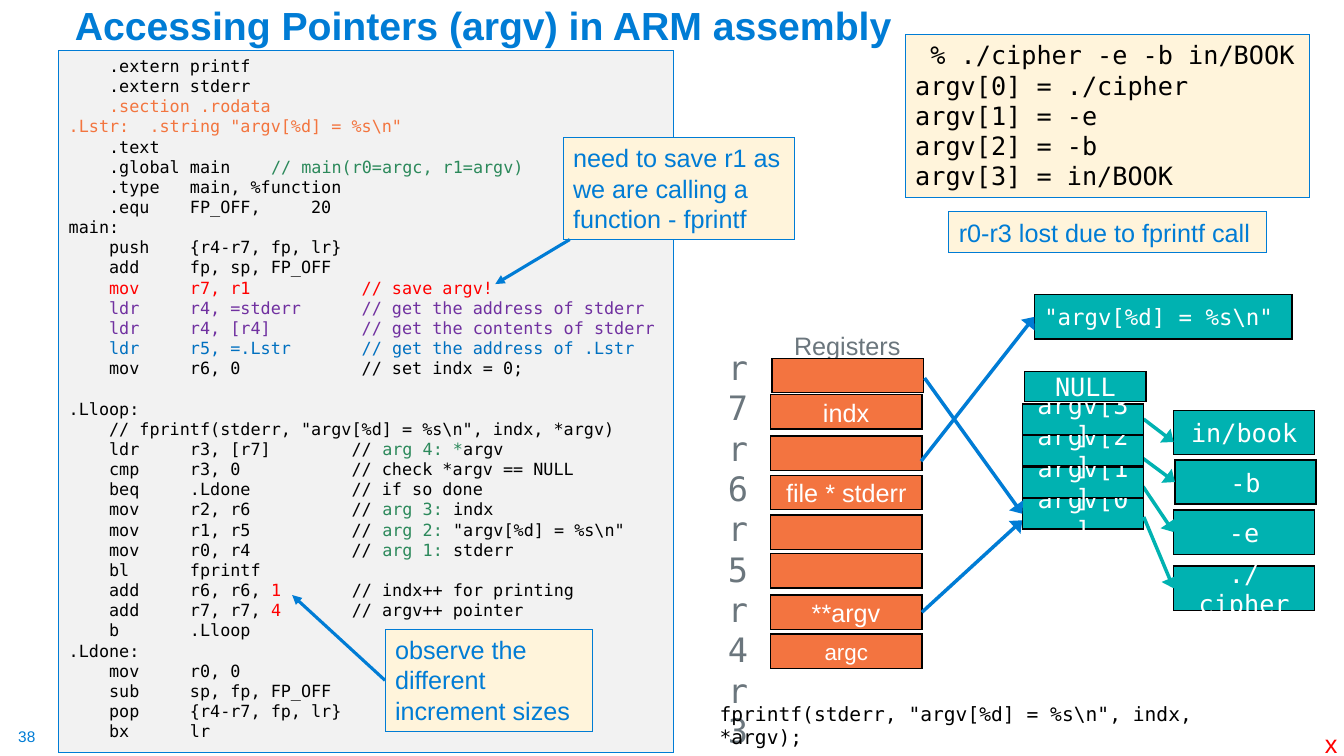
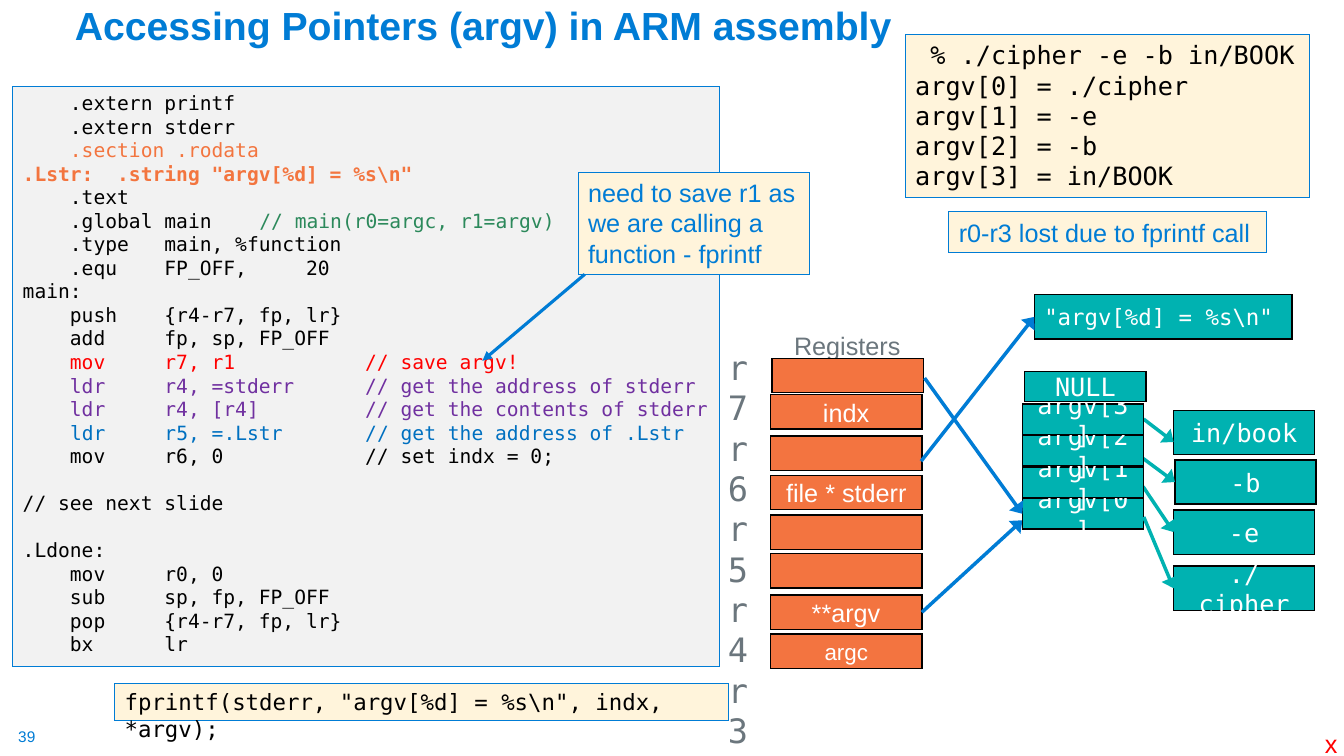
Before and after one commit to cse30-sp24/Muller-Slides, a slide deck: slide 39 of 07-Arm-Part4.pptx (slide 38 before the commit). Drawn at 1344x756 pixels with LibreOffice and Linux fonts; fonts in the diff are those of the drawing. Boxes give left, top, right and bottom in pixels: in the first picture for what was removed or moved away, otherwise in the second. Text is boxed around its words. In the diff, an @@ line names an element or a change of style, - is before the commit and + after.

```diff
--- a/07-Arm-Part4.pptx
+++ b/07-Arm-Part4.pptx
@@ rectangle ".extern printf" resized from (x1=58, y1=50, x2=674, y2=753) to (x1=13, y1=86, x2=720, y2=666) @@
@@ text in rectangle at (x1=23, y1=95, x2=708, y2=651): size 12 to 14 pt; bold on in ".Lstr: .string "argv[%d] = %s\n"" @@
@@ rectangle "need to save r1 as ..." moved from (x1=564, y1=138, x2=796, y2=240) to (x1=579, y1=172, x2=811, y2=274) @@
@@ arrow moved from (570, 240) - (495, 284) to (585, 274) - (483, 361) @@
@@ text in rectangle at (x1=58, y1=495, x2=223, y2=511): text changed; size 12 to 14 pt @@
-.Lloop:
-// fprintf(stderr, "argv[%d] = %s\n", indx, *argv)
-ldr r3, [r7] // arg 4: *argv
-cmp r3, 0 // check *argv == NULL
-beq .Ldone // if so done
-mov r2, r6 // arg 3: indx
-mov r1, r5 // arg 2: "argv[%d] = %s\n"
-mov r0, r4 // arg 1: stderr
-bl fprintf
-add r6, r6, 1 // indx++ for printing
-add r7, r7, 4 // argv++ pointer
-b .Lloop
+// see next slide
@@ arrow removed from (385, 681) to (292, 595) @@
@@ rectangle removed at (x1=385, y1=629, x2=592, y2=731) @@
-observe the different increment sizes
@@ rectangle "fprintf(stderr, "argv[%d] = %s\n", indx, ..." resized from (x1=720, y1=706, x2=1192, y2=749) to (x1=115, y1=684, x2=729, y2=721) @@
@@ rectangle "fprintf(stderr, "argv[%d] = %s\n", indx, ..." at (x1=115, y1=684, x2=729, y2=721): size 14 to 16 pt; fill none to #FFF4DB; outline none to #007CD5 0.75 pt @@
```
Also in this commit, not shown: 8 other slides changed, 2 slides added, 3 other files.
